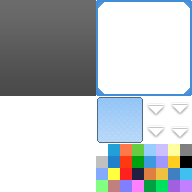
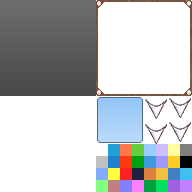
Two versions of the same layered image (192px x 192px). Layer-by-layer changes:
added layer "Cursor_A copy 3" above "Cursor_A copy 4" over [145, 124, 167, 144]
added layer "Cursor_A copy 4" above "Cursor_A copy 2" over [169, 122, 191, 142]
added layer "Cursor_A copy 2" above "Cursor_A copy" over [169, 98, 191, 118]
added layer "Cursor_A copy" above "Ellipse 1" over [145, 99, 167, 119]
renamed "Layer 2" to "Ellipse 1", painted on it over [96, 0, 192, 96]
painted on "Layer 1" over [146, 102, 190, 140]
